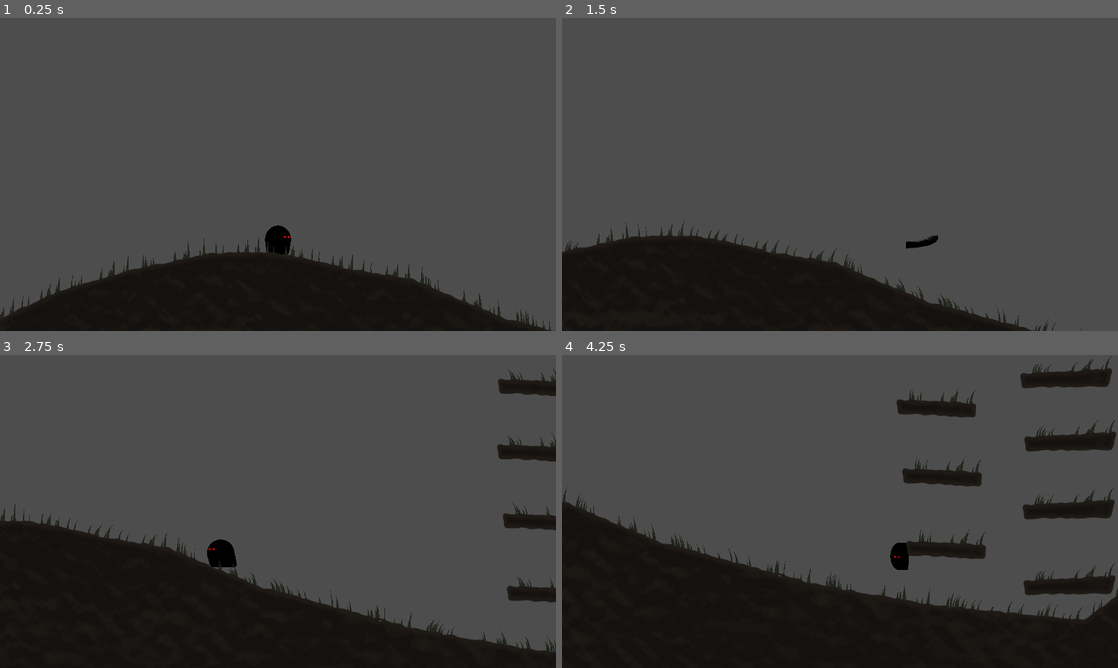
Above: before the commit, frames 1-4 (two rows, left to right).
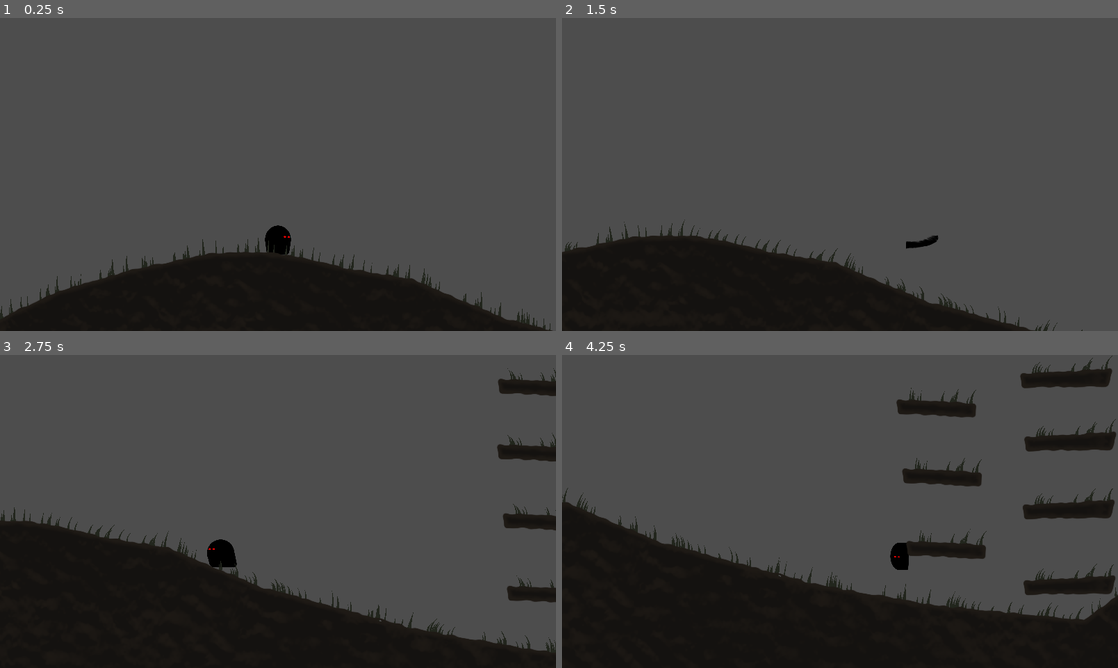
Above: after the commit, the same moments.

Repository: atiixx/piratesoftware_gamejam15
Game: Godot game, scene res://scenes/test_arena_2.tscn
Two runs of this game, one before a commit and one after it. Both use one fixed random seed, a clock stepped at 60 frames per second and the inputs below. This scene is started directly instead of the project's main scene.
Inputs (mouse positions are in pixels of both pictures, inside the frame that each line leads up to):
- Up to frame 1 (0.25 s): no input
- Up to frame 2 (1.5 s): move the mouse to (962, 158) at 0.52 s; hold D (right) from 0.53 s (still down); tap Space (jump) at 0.6, 0.77, 1.07 s; move the mouse to (728, 190) at 1.27 s; click (728, 190) at 1.35 s
- Up to frame 3 (2.75 s): tap Space (jump) at 1.52, 1.55, 1.82, 2.1 s; move the mouse to (333, 442) at 2.02 s; release D (right) at 2.03 s; hold A (left) from 2.03 s (still down)
- Up to frame 4 (4.25 s): move the mouse to (812, 574) at 2.77 s; release A (left) at 2.78 s; hold D (right) from 2.78 s (still down); click (812, 574) at 2.85 s; tap Space (jump) at 3.02, 3.05, 3.32, 3.6, 3.77, 4.07 s; move the mouse to (1006, 558) at 3.52 s

The runs differ from the first frame. In frame 1, 0.5% of the frame differs, in the area x 0-99%, y 70-100%; in frame 2, 0.4%; in frame 3, 0.5%; in frame 4, 0.6%, in the area x 0-100%, y 0-85%.

Commit message:
fix: use normal for grass and refactoring

Diff:
--- a/scenes/test_arena_2.tscn
+++ b/scenes/test_arena_2.tscn
@@ -68,76 +68,75 @@
 
 [node name="Player" parent="." instance=ExtResource("2_oxmw1")]
 position = Vector2(6403, -476)
-jump_speed = -700.0
 
 [node name="PolygonTerrain" parent="." instance=ExtResource("1_6cgiy")]
-material = SubResource("ShaderMaterial_i8uur")
+material = SubResource("ShaderMaterial_hg6ua")
 position = Vector2(363, 193)
 polygon = PackedVector2Array(-1630, 2057, -2219, -168, -2134, -1775, -598, -2405, 1650, -2477, 3602, -2581, 4226, -2341 …(696 unchanged characters)…
 vertex_colors = PackedColorArray(0.181549, 0.885473, 0, 1, 0.00264835, 0.551394, 0, 1, 0.0922503, 0.210621, 0, 1, 0.395 …(1671 unchanged characters)…
 
 [node name="Polygon2D2" parent="." instance=ExtResource("1_6cgiy")]
-material = SubResource("ShaderMaterial_dovif")
+material = SubResource("ShaderMaterial_s6lpd")
 position = Vector2(8397, -90)
 polygon = PackedVector2Array(36, 24, 32, 63, -239, 49, -247, 11)
 vertex_colors = PackedColorArray(0.878743, 0.173574, 0, 1, 0.825343, 0.879673, 0, 1, 0.175048, 0.880008, 0, 1, 0.119065, 0.176135, 0, 1)
 
 [node name="Polygon2D3" parent="." instance=ExtResource("1_6cgiy")]
-material = SubResource("ShaderMaterial_escu4")
+material = SubResource("ShaderMaterial_b7gem")
 position = Vector2(8829, 55)
 polygon = PackedVector2Array(81, -6, 66, 46, -239, 49, -247, 11)
 vertex_colors = PackedColorArray(0.89164, 0.189166, 0, 1, 0.802552, 0.898073, 0, 1, 0.186876, 0.889812, 0, 1, 0.103707, 0.19512, 0, 1)
 
 [node name="Polygon2D4" parent="." instance=ExtResource("1_6cgiy")]
-material = SubResource("ShaderMaterial_5q2qw")
+material = SubResource("ShaderMaterial_a3tql")
 position = Vector2(8817, -707)
 polygon = PackedVector2Array(81, -6, 66, 46, -239, 49, -247, 11)
 vertex_colors = PackedColorArray(0.89164, 0.189166, 0, 1, 0.802552, 0.898073, 0, 1, 0.186876, 0.889812, 0, 1, 0.103707, 0.19512, 0, 1)
 
 [node name="Polygon2D5" parent="." instance=ExtResource("1_6cgiy")]
-material = SubResource("ShaderMaterial_othum")
+material = SubResource("ShaderMaterial_us6oc")
 position = Vector2(8382, -357)
 polygon = PackedVector2Array(36, 24, 32, 63, -239, 49, -247, 11)
 vertex_colors = PackedColorArray(0.878743, 0.173574, 0, 1, 0.825343, 0.879673, 0, 1, 0.175048, 0.880008, 0, 1, 0.119065, 0.176135, 0, 1)
 
 [node name="Polygon2D6" parent="." instance=ExtResource("1_6cgiy")]
-material = SubResource("ShaderMaterial_cyjr7")
+material = SubResource("ShaderMaterial_sl1j6")
 position = Vector2(8361, -611)
 polygon = PackedVector2Array(36, 24, 32, 63, -239, 49, -247, 11)
 vertex_colors = PackedColorArray(0.878743, 0.173574, 0, 1, 0.825343, 0.879673, 0, 1, 0.175048, 0.880008, 0, 1, 0.119065, 0.176135, 0, 1)
 
 [node name="Polygon2D7" parent="." instance=ExtResource("1_6cgiy")]
-material = SubResource("ShaderMaterial_ohful")
+material = SubResource("ShaderMaterial_g7eml")
 position = Vector2(8826, -224)
 polygon = PackedVector2Array(81, -6, 66, 46, -239, 49, -247, 11)
 vertex_colors = PackedColorArray(0.89164, 0.189166, 0, 1, 0.802552, 0.898073, 0, 1, 0.186876, 0.889812, 0, 1, 0.103707, 0.19512, 0, 1)
 
 [node name="Polygon2D8" parent="." instance=ExtResource("1_6cgiy")]
-material = SubResource("ShaderMaterial_5pffg")
+material = SubResource("ShaderMaterial_6x16j")
 position = Vector2(8832, -474)
 polygon = PackedVector2Array(81, -6, 66, 46, -239, 49, -247, 11)
 vertex_colors = PackedColorArray(0.89164, 0.189166, 0, 1, 0.802552, 0.898073, 0, 1, 0.186876, 0.889812, 0, 1, 0.103707, 0.19512, 0, 1)
 
 [node name="Polygon2D10" parent="." instance=ExtResource("1_6cgiy")]
-material = SubResource("ShaderMaterial_4vbbu")
+material = SubResource("ShaderMaterial_0fja3")
 position = Vector2(8364, -852)
 polygon = PackedVector2Array(36, 24, 32, 63, -239, 49, -247, 11)
 vertex_colors = PackedColorArray(0.878743, 0.173574, 0, 1, 0.825343, 0.879673, 0, 1, 0.175048, 0.880008, 0, 1, 0.119065, 0.176135, 0, 1)
 
 [node name="Polygon2D11" parent="." instance=ExtResource("1_6cgiy")]
-material = SubResource("ShaderMaterial_e5al4")
+material = SubResource("ShaderMaterial_81nov")
 position = Vector2(9300, -802)
 polygon = PackedVector2Array(81, -6, 66, 46, -239, 49, -247, 11)
 vertex_colors = PackedColorArray(0.89164, 0.189166, 0, 1, 0.802552, 0.898073, 0, 1, 0.186876, 0.889812, 0, 1, 0.103707, 0.19512, 0, 1)
 
 [node name="Polygon2D12" parent="." instance=ExtResource("1_6cgiy")]
-material = SubResource("ShaderMaterial_q81cq")
+material = SubResource("ShaderMaterial_b0mik")
 position = Vector2(8886, -966)
 polygon = PackedVector2Array(36, 24, 32, 63, -239, 49, -247, 11)
 vertex_colors = PackedColorArray(0.878743, 0.173574, 0, 1, 0.825343, 0.879673, 0, 1, 0.175048, 0.880008, 0, 1, 0.119065, 0.176135, 0, 1)
 
 [node name="Polygon2D13" parent="." instance=ExtResource("1_6cgiy")]
-material = SubResource("ShaderMaterial_fjqdy")
+material = SubResource("ShaderMaterial_543ns")
 position = Vector2(9364, -1041)
 polygon = PackedVector2Array(81, -6, 66, 46, -239, 49, -247, 11)
 vertex_colors = PackedColorArray(0.89164, 0.189166, 0, 1, 0.802552, 0.898073, 0, 1, 0.186876, 0.889812, 0, 1, 0.103707, 0.19512, 0, 1)
--- a/scripts/terrain/polygon_terrain.gd
+++ b/scripts/terrain/polygon_terrain.gd
@@ -70,20 +70,15 @@
 	self.vertex_colors = new_vertex_colors
 
 func update_details():
-	var surface_lines: Array[Vector2] = []
 	for child in detail_container.get_children():
 		child.queue_free()
 
-	var rng = RandomNumberGenerator.new()
-	rng.seed = hash("testing")
 	for i in range(polygon.size()):
 		var current = polygon[i]
 		var next = polygon[(i + 1) % polygon.size()]
 		var along = next - current
 		var normal = along.rotated(deg_to_rad(-90)).normalized()
 		if normal.dot(Vector2.UP) > 0.8:
-			surface_lines.push_back(current)
-			surface_lines.push_back(next)
 			var g = grass.instantiate() as SurfaceGrass
 			g.position = current
 			g.end = next - current
--- a/scripts/terrain/surface_grass.gd
+++ b/scripts/terrain/surface_grass.gd
@@ -67,7 +67,7 @@
 
 func _draw():
 	var point_count = 5
-	var normal = (end.rotated(deg_to_rad( - 90)).normalized() * Vector2.DOWN).normalized()
+	var normal = (end.rotated(deg_to_rad( - 90)).normalized() + Vector2.UP).normalized()
 	for i in range(grass_positions.size()):
 		var pos = grass_positions[i]
 		var angle = grass_angles[i]
Not shown: 3 places in scenes/terrain/polygon_terrain.tscn that only renumber resources
Not shown: 1 places in scenes/test_arena_2.tscn that only renumber resources
